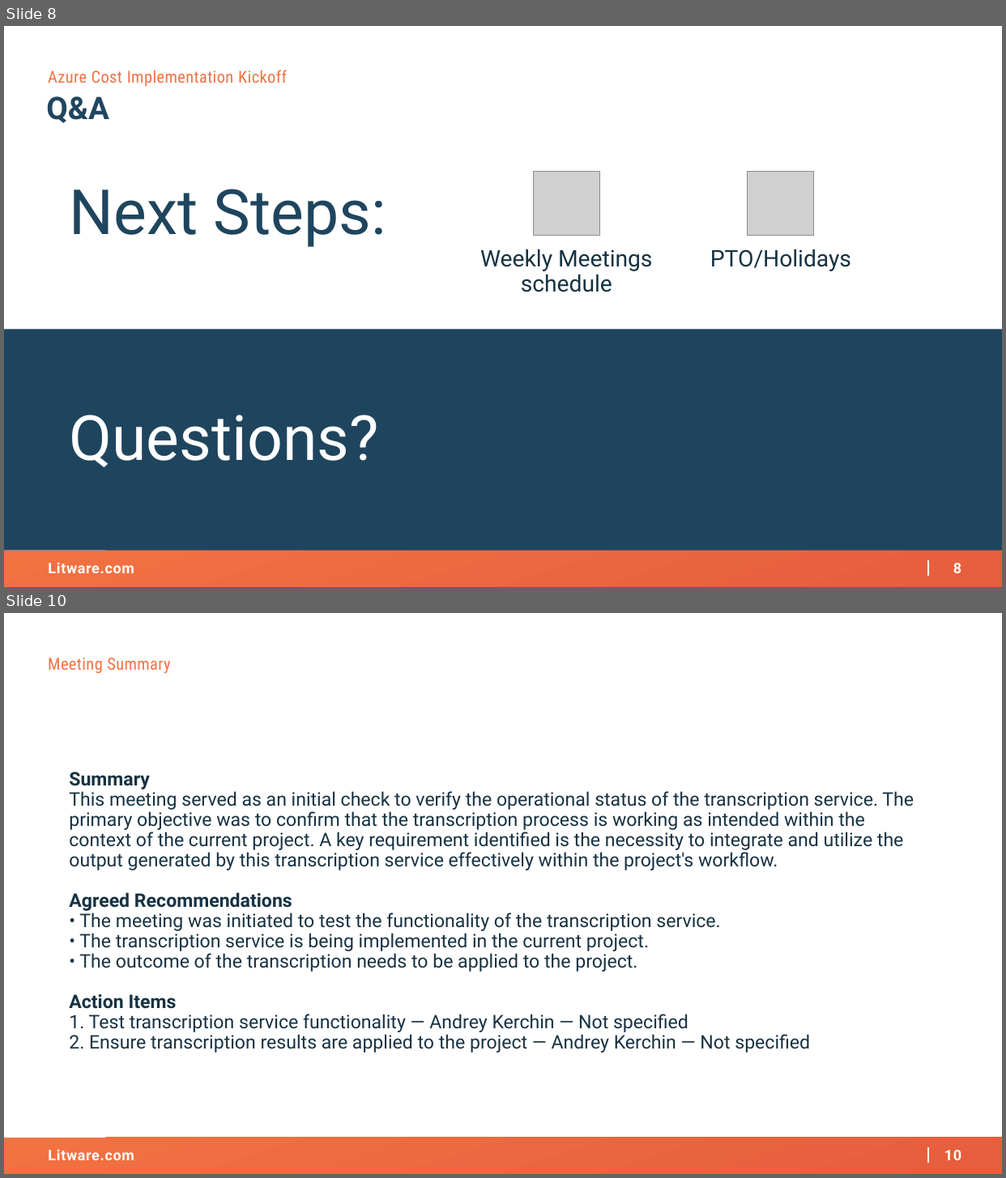
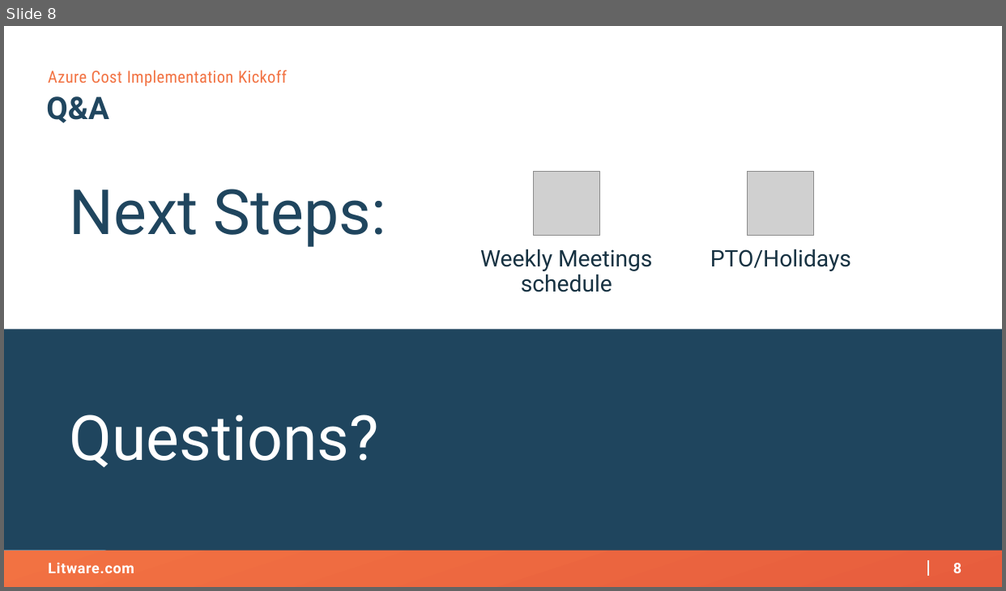
Before and after one commit to AKercha1/justtemporary, a slide deck: someproject/artifacts/kickoff-deck.pptx. Shown one above the other, each under a label of ours: slides 8 and 10 before the commit, slide 8 after it; the slides between them are not shown. The pictures are 1006x1178 and 1006x591 pixels, drawn with LibreOffice and Linux fonts; fonts in the diff are those of the drawing; grey boxes stand for pictures; background and template pictures are left out. Boxes give left, top, right and bottom in pixels: in the first picture for what was removed or moved away, otherwise in the second. Text is boxed around its words. In the diff, an @@ line names an element or a change of style, - is before the commit and + after.

```diff
--- a/someproject/artifacts/kickoff-deck.pptx
+++ b/someproject/artifacts/kickoff-deck.pptx
@@ slide 10 removed at (4,613,1002,1174), background #FFFFFF; not listed: 4 template elements that a slide beside it also shows @@
@@ text removed at (48,658,170,674) @@
-Meeting Summary
@@ text removed at (69,772,914,1053) @@
-Summary
-This meeting served as an initial check to verify the operational status of the transcription service. The primary objective was to confirm that the transcription process is working as intended within the context of the current project. A key requirement identified is the necessity to integrate and utilize the output generated by this transcription service effectively within the project's workflow.
-Agreed Recommendations
-• The meeting was initiated to test the functionality of the transcription service.
-• The transcription service is being implemented in the current project.
-• The outcome of the transcription needs to be applied to the project.
-Action Items
-1. Test transcription service functionality — Andrey Kerchin — Not specified
-2. Ensure transcription results are applied to the project — Andrey Kerchin — Not specified
```
Also in this commit, not shown: 1 slide changed, 1 other slide removed.
